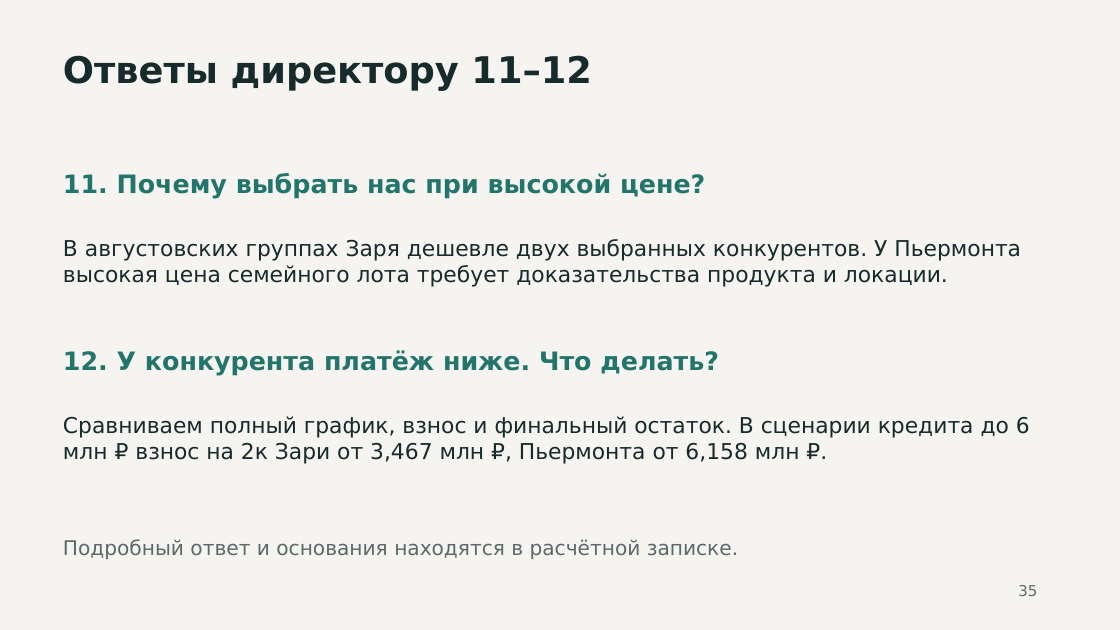
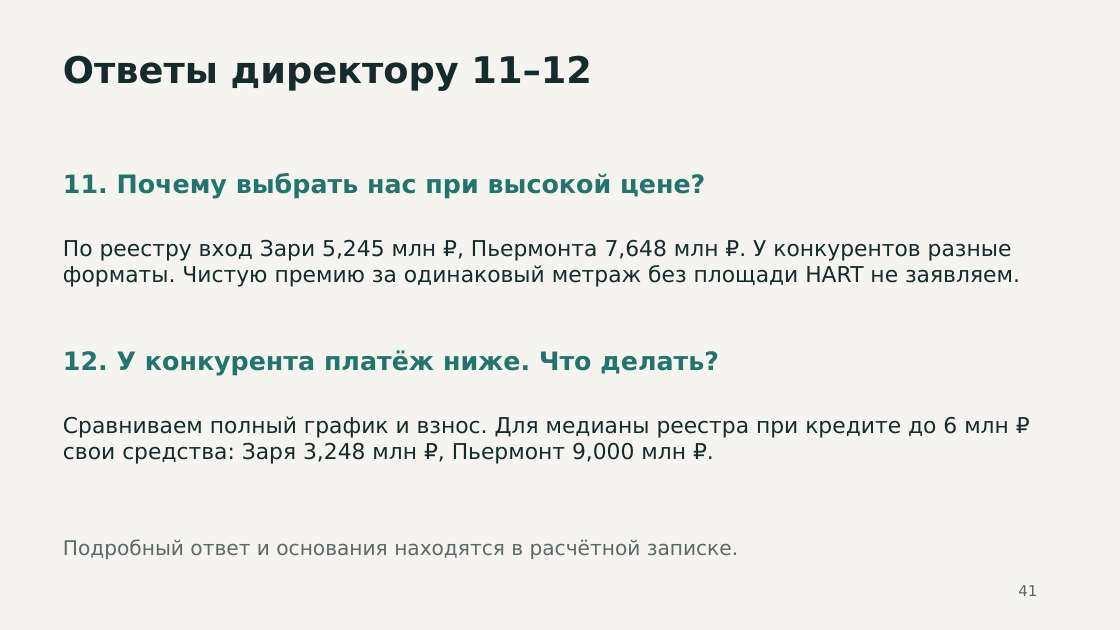
Before and after one commit to akaemov/hartdevelopment-meeting-realty, a slide deck: slide 41 of presentation/hartdevelopment-meeting-realty.pptx (slide 35 before the commit). Drawn at 1120x630 pixels with LibreOffice and Linux fonts; fonts in the diff are those of the drawing. Boxes give left, top, right and bottom in pixels: in the first picture for what was removed or moved away, otherwise in the second. Text is boxed around its words. In the diff, an @@ line names an element or a change of style, - is before the commit and + after.

Commit message:
Add HART apartment registry price comparison and retain Vysota separately

```diff
--- a/presentation/hartdevelopment-meeting-realty.pptx
+++ b/presentation/hartdevelopment-meeting-realty.pptx
@@ text at <box>63,239,1020,287</box>: text changed @@
-В августовских группах Заря дешевле двух выбранных конкурентов. У Пьермонта высокая цена семейного лота требует доказательства продукта и локации.
+По реестру вход Зари 5,245 млн ₽, Пьермонта 7,648 млн ₽. У конкурентов разные форматы. Чистую премию за одинаковый метраж без площади HART не заявляем.
@@ text at <box>63,416,1009,464</box>: text changed @@
-Сравниваем полный график, взнос и финальный остаток. В сценарии кредита до 6 млн ₽ взнос на 2к Зари от 3,467 млн ₽, Пьермонта от 6,158 млн ₽.
+Сравниваем полный график и взнос. Для медианы реестра при кредите до 6 млн ₽ свои средства: Заря 3,248 млн ₽, Пьермонт 9,000 млн ₽.
@@ text at <box>1018,585,1037,596</box>: text changed @@
-35
+41
```
Also in this commit, not shown: 17 other slides changed, 7 slides added, 1 slide removed, 11 other files.
